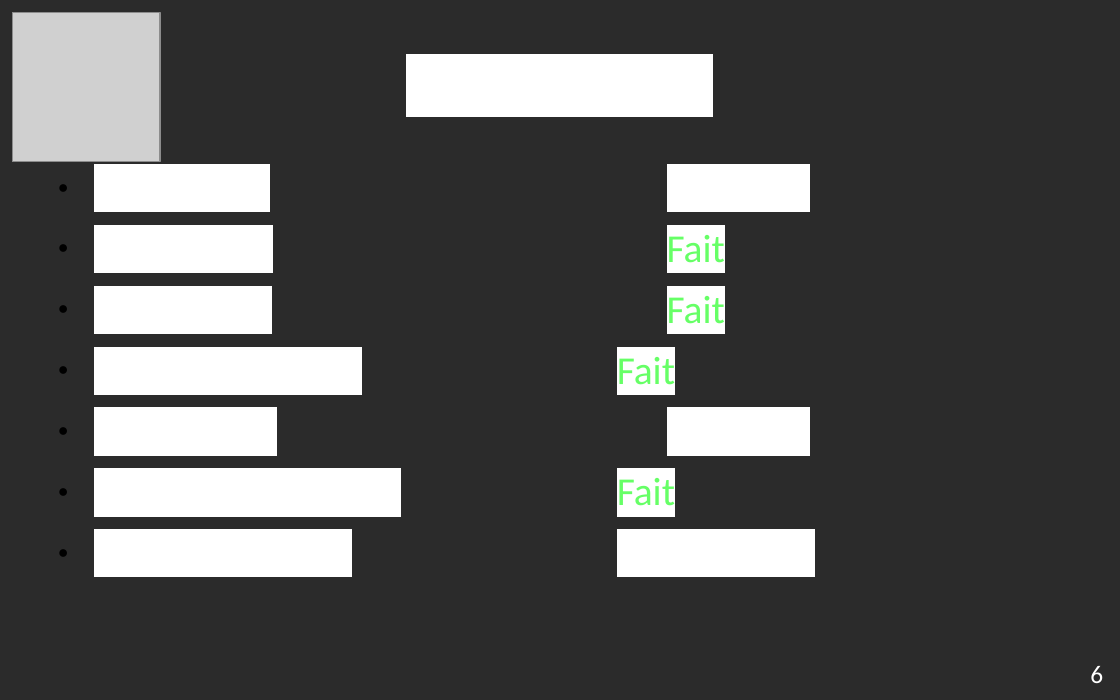
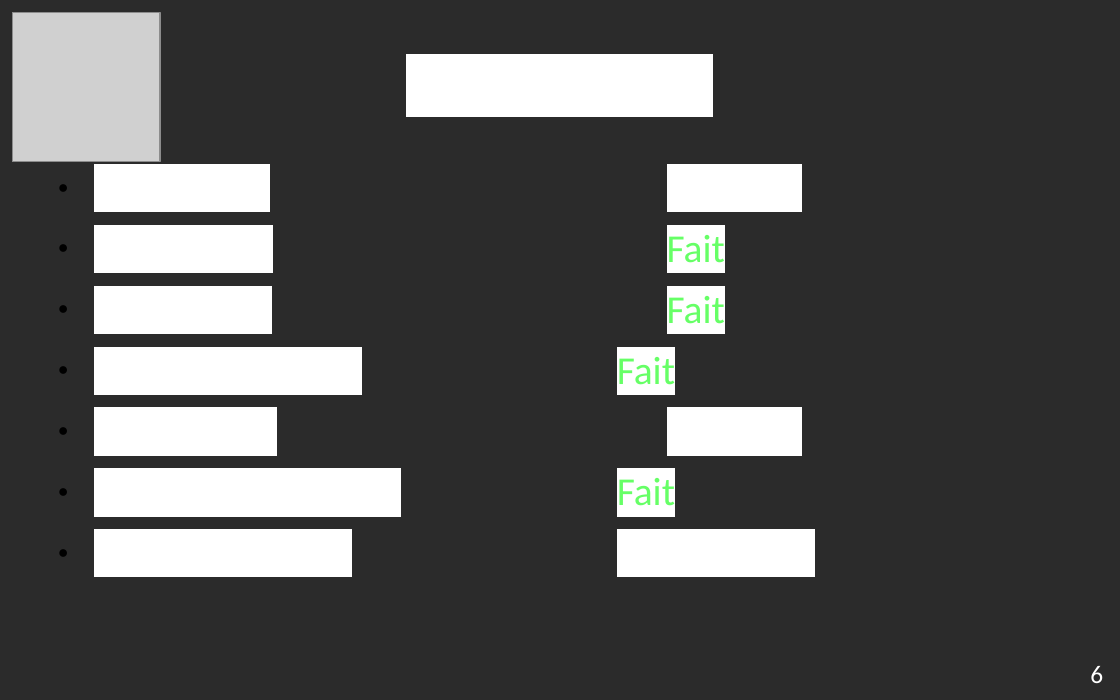
Before and after one commit to edri/EasyGoing, a slide deck: slide 7 of doc/other/presentation_intermediaire/presentation_intermediaire.odp. Drawn at 1120x700 pixels with LibreOffice and Linux fonts; fonts in the diff are those of the drawing; grey boxes stand for pictures; background and template pictures are left out; a plain dark background stands for a picture behind light text. Boxes give left, top, right and bottom in pixels: in the first picture for what was removed or moved away, otherwise in the second. Text is boxed around its words. In the diff, an @@ line names an element or a change of style, - is before the commit and + after.

```diff
--- a/doc/other/presentation_intermediaire/presentation_intermediaire.odp
+++ b/doc/other/presentation_intermediaire/presentation_intermediaire.odp
@@ text at <box>103,164,802,212</box>: text changed @@
-● Interfaces En partie
+● Interfaces En cours
```
Also in this commit, not shown: 1 other slide changed, 2 other files.
